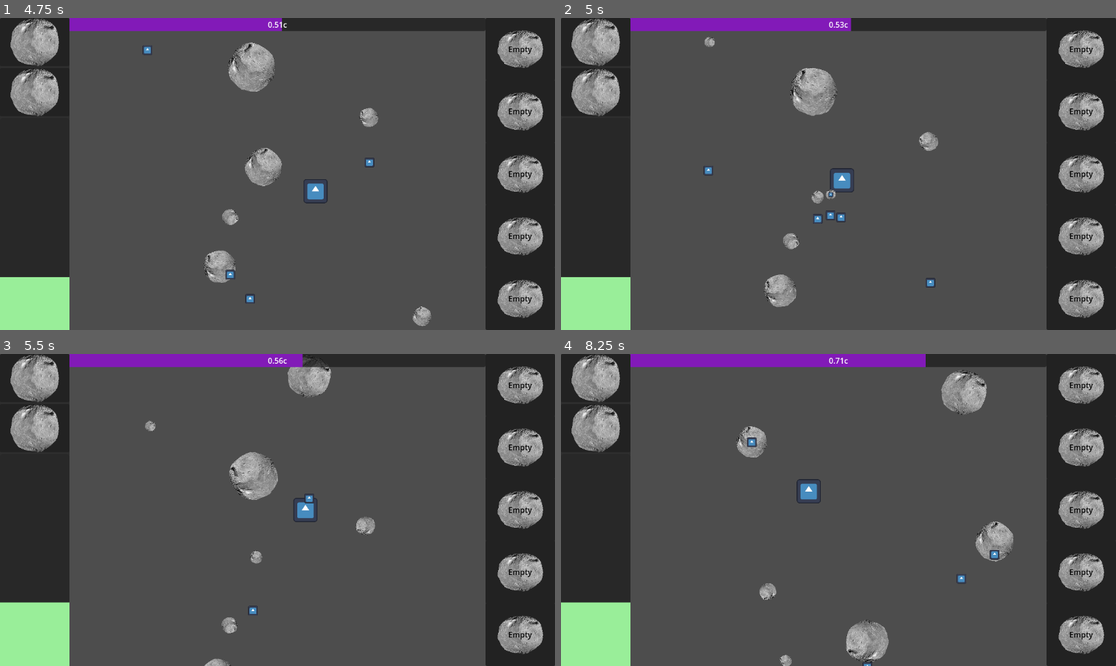
Above: before the commit, frames 1-4 (two rows, left to right).
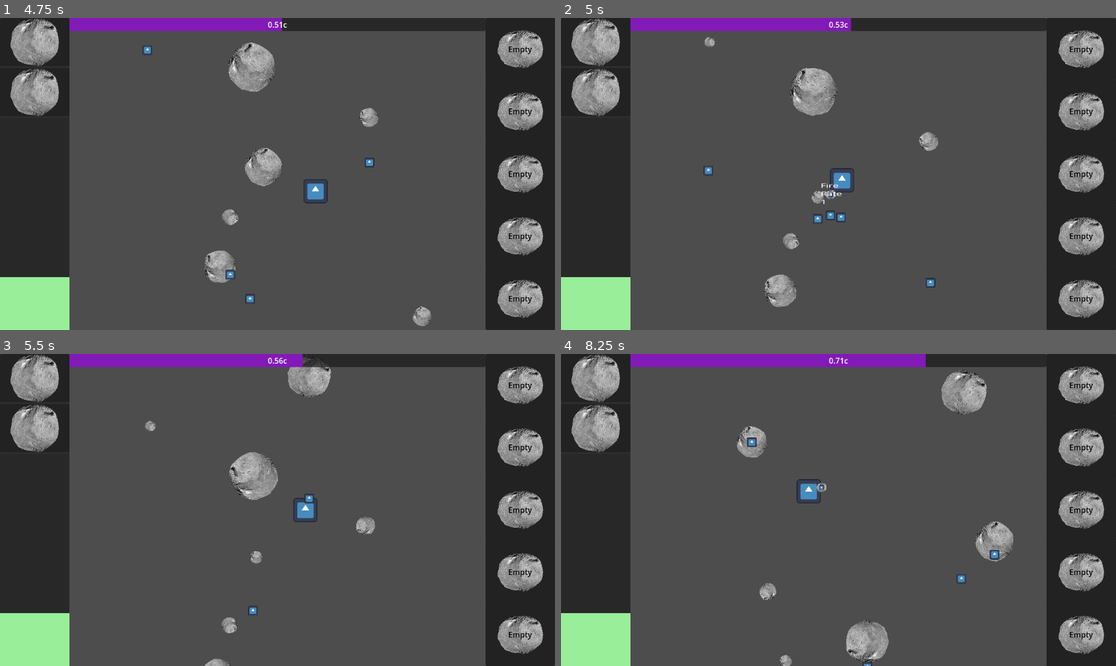
Above: after the commit, the same moments.

Repository: DigitsCodeCompendium/game.MJ198
Game: Godot game, scene res://scenes/game.tscn
Two runs of this game, one before a commit and one after it. Both use one fixed random seed, a clock stepped at 60 frames per second and the inputs below. The engine's default icon, where the game draws it, is replaced by a stand-in: a white triangle on a blue panel in a dark square.
Inputs (mouse positions are in pixels of both pictures, inside the frame that each line leads up to):
- Up to frame 1 (4.75 s): move the mouse to (399, 158) at 0.52 s; hold ` (discard_module_pending) 0.53-1.28 s; move the mouse to (166, 189) at 1.27 s; tap one key every 0.75 s from 1.35 s: A (power_down_module_1) S (power_down_module_2) D (power_down_module_3) F (power_down_module_4) G (power_down_module_5); move the mouse to (333, 105) at 2.02 s; move the mouse to (249, 236) at 2.77 s; move the mouse to (444, 220) at 3.52 s; move the mouse to (111, 127) at 4.27 s
- Up to frame 2 (5 s): no input
- Up to frame 3 (5.5 s): move the mouse to (305, 510) at 5.02 s; tap Q (power_up_module_1) at 5.1 s
- Up to frame 4 (8.25 s): move the mouse to (755, 432) at 5.77 s; tap one key every 0.75 s from 5.85 s: W (power_up_module_2) E (power_up_module_3) R (power_up_module_4) T (power_up_module_5); move the mouse to (960, 494) at 6.52 s; move the mouse to (727, 525) at 7.27 s; move the mouse to (894, 441) at 8.02 s

Frame 1 is identical in both runs. In frame 2, less than 0.1% of the frame differs, in the area x 46-51%, y 52-60%; in frame 3, 0.4%; in frame 4, 0.5%, in the area x 0-48%, y 41-84%.

Commit message:
Move asteroid drop table to independent resource

Diff:
--- /dev/null
+++ b/resources/pickups/asteroid_drop_table.tres
@@ -0,0 +1,20 @@
+[gd_resource type="Resource" script_class="PickupDropTable" load_steps=7 format=3 uid="uid://f6x6m4dqec2"]
+
+[ext_resource type="Script" uid="uid://cc3nlj4geu6ce" path="res://scenes/pickups/pickup_content.gd" id="1_qrb3g"]
+[ext_resource type="Script" uid="uid://cjk7x2h4383nf" path="res://scenes/enemies/pickup_drop_table.gd" id="2_bsrxx"]
+[ext_resource type="Resource" uid="uid://d7tayalcdvkw" path="res://scenes/pickups/pickup_content_power.tres" id="3_2ehe6"]
+[ext_resource type="Resource" uid="uid://d27ym6sj8ysaq" path="res://resources/modules/firerate_module_1.tres" id="4_hecxd"]
+[ext_resource type="Script" uid="uid://cc7vsq5nveskd" path="res://scenes/pickups/pickup_content_module.gd" id="5_fhf8e"]
+
+[sub_resource type="Resource" id="Resource_ftebs"]
+script = ExtResource("5_fhf8e")
+module = ExtResource("4_hecxd")
+metadata/_custom_type_script = "uid://cc7vsq5nveskd"
+
+[resource]
+script = ExtResource("2_bsrxx")
+weights = Dictionary[ExtResource("1_qrb3g"), float]({
+null: 60.0,
+ExtResource("3_2ehe6"): 20.0,
+SubResource("Resource_ftebs"): 20.0
+})
--- a/scenes/enemies/asteroid.tscn
+++ b/scenes/enemies/asteroid.tscn
@@ -1,11 +1,9 @@
-[gd_scene load_steps=10 format=3 uid="uid://cdoqsejbi7fcx"]
+[gd_scene load_steps=7 format=3 uid="uid://cdoqsejbi7fcx"]
 
 [ext_resource type="Script" uid="uid://dpxjivnki42qp" path="res://scenes/enemies/asteroid.gd" id="1_6mo6b"]
 [ext_resource type="Texture2D" uid="uid://btjssuc8r2qjo" path="res://assets/asteroid.png" id="1_akfqu"]
 [ext_resource type="Script" uid="uid://dasya1uaepfuu" path="res://scenes/enemies/pickup_drop_source.gd" id="3_08eb2"]
-[ext_resource type="Resource" uid="uid://d7tayalcdvkw" path="res://scenes/pickups/pickup_content_power.tres" id="5_j2n00"]
-[ext_resource type="Resource" uid="uid://d27ym6sj8ysaq" path="res://resources/modules/firerate_module_1.tres" id="5_w7b4c"]
-[ext_resource type="Script" uid="uid://cc7vsq5nveskd" path="res://scenes/pickups/pickup_content_module.gd" id="6_prswt"]
+[ext_resource type="Resource" uid="uid://f6x6m4dqec2" path="res://resources/pickups/asteroid_drop_table.tres" id="4_2h6hj"]
 
 [sub_resource type="SpriteFrames" id="SpriteFrames_6mo6b"]
 animations = [{
@@ -19,11 +17,6 @@
 }]
 
 [sub_resource type="CircleShape2D" id="CircleShape2D_t4se3"]
-
-[sub_resource type="Resource" id="Resource_eyico"]
-script = ExtResource("6_prswt")
-module = ExtResource("5_w7b4c")
-metadata/_custom_type_script = "uid://cc7vsq5nveskd"
 
 [node name="Asteroid" type="Area2D" groups=["enemy"]]
 script = ExtResource("1_6mo6b")
@@ -40,8 +33,4 @@
 
 [node name="PickupDropSource" type="Node2D" parent="."]
 script = ExtResource("3_08eb2")
-drop_table = Dictionary[Resource, int]({
-null: 60,
-ExtResource("5_j2n00"): 20,
-SubResource("Resource_eyico"): 20
-})
+drop_table = ExtResource("4_2h6hj")
--- a/scenes/enemies/asteroid_with_gun.tscn
+++ b/scenes/enemies/asteroid_with_gun.tscn
@@ -1,11 +1,11 @@
 [gd_scene load_steps=10 format=3 uid="uid://wc042h4gthjf"]
 
-[ext_resource type="Script" uid="uid://c1phu48j835uk" path="res://scenes/enemies/asteroid_with_gun.gd" id="1_qaisc"]
+[ext_resource type="Script" path="res://scenes/enemies/asteroid_with_gun.gd" id="1_qaisc"]
 [ext_resource type="Texture2D" uid="uid://btjssuc8r2qjo" path="res://assets/asteroid.png" id="2_5rpwm"]
 [ext_resource type="PackedScene" uid="uid://bt83ghg2tyrgw" path="res://scenes/systems/weapons/weapon_system.tscn" id="3_5rpwm"]
 [ext_resource type="Script" uid="uid://dasya1uaepfuu" path="res://scenes/enemies/pickup_drop_source.gd" id="3_oum58"]
 [ext_resource type="PackedScene" uid="uid://bovffx1tta0x7" path="res://scenes/systems/enemy_ai/basic_shoot_ai.tscn" id="4_lsygd"]
-[ext_resource type="Resource" uid="uid://d7tayalcdvkw" path="res://scenes/pickups/pickup_content_power.tres" id="4_mgijr"]
+[ext_resource type="Resource" uid="uid://f6x6m4dqec2" path="res://resources/pickups/asteroid_drop_table.tres" id="4_mgijr"]
 [ext_resource type="Resource" uid="uid://dwg6trya8qcqf" path="res://resources/weapons/basic_player_cannon.tres" id="6_mgijr"]
 
 [sub_resource type="SpriteFrames" id="SpriteFrames_6mo6b"]
@@ -36,10 +36,7 @@
 
 [node name="PickupDropSource" type="Node2D" parent="."]
 script = ExtResource("3_oum58")
-drop_table = Dictionary[Resource, int]({
-null: 80,
-ExtResource("4_mgijr"): 20
-})
+drop_table = ExtResource("4_mgijr")
 
 [node name="Systems" type="Node" parent="."]
 
--- a/scenes/enemies/pickup_drop_source.gd
+++ b/scenes/enemies/pickup_drop_source.gd
@@ -1,12 +1,12 @@
 extends Node2D
 
 @export var pickup_item_scene: PackedScene = preload("res://scenes/pickups/pickup.tscn")
-@export var drop_table: Dictionary[Resource, int]
+@export var drop_table: PickupDropTable
 
 func create_pickup() -> Pickup:
 	var random = RandomNumberGenerator.new()
-	var contents = drop_table.keys()
-	var weights = contents.map(func(content): return drop_table[content])
+	var contents = drop_table.weights.keys()
+	var weights = contents.map(func(content): return drop_table.weights[content])
 	var drop_content = contents[random.rand_weighted(weights)]
 
 	if drop_content == null:
--- /dev/null
+++ b/scenes/enemies/pickup_drop_table.gd
@@ -0,0 +1,4 @@
+extends Resource
+class_name PickupDropTable
+
+@export var weights: Dictionary[PickupContent, float]
--- /dev/null
+++ b/scenes/pickups/pickup_content.gd
@@ -0,0 +1,3 @@
+@abstract
+extends Resource
+class_name PickupContent
--- a/scenes/pickups/pickup_content_module.gd
+++ b/scenes/pickups/pickup_content_module.gd
@@ -1,4 +1,4 @@
-extends Resource
+extends PickupContent
 class_name PickupContentModule
 
 @export var module: BaseModule
--- a/scenes/pickups/pickup_content_power.gd
+++ b/scenes/pickups/pickup_content_power.gd
@@ -1,5 +1,6 @@
-extends Resource
+extends PickupContent
 class_name PickupContentPower
+
 @export var amount: int = 1
 @export var icon: Texture2D
 
Not shown, added: scenes/enemies/pickup_drop_table.gd.uid
Not shown, added: scenes/pickups/pickup_content.gd.uid
